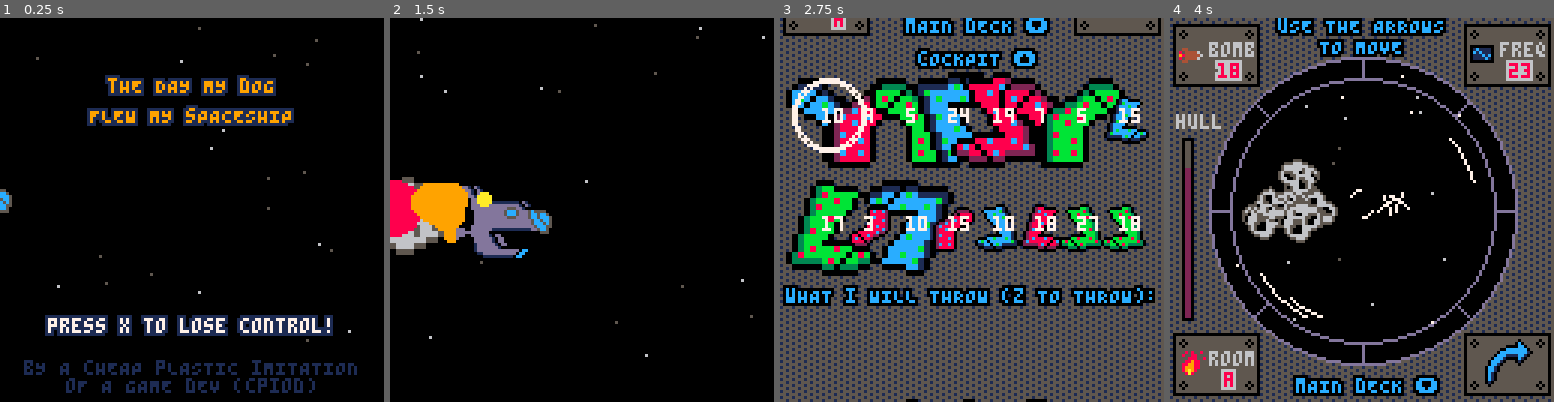
Above: before the commit, frames 1-4 (left to right).
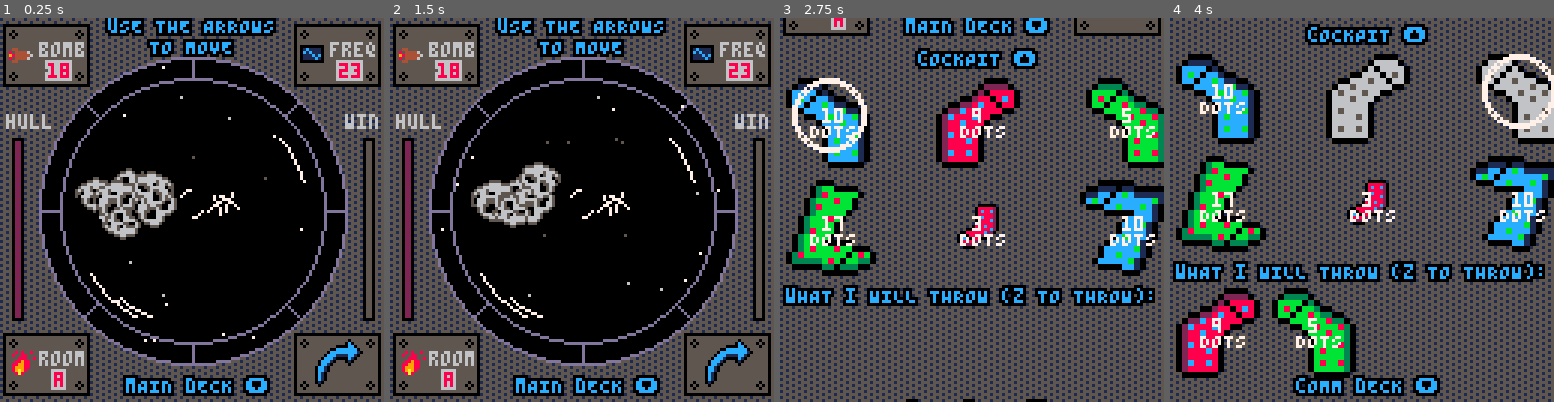
Above: after the commit, the same moments.

Repository: cpiod/that-day-my-dog-flew-a-spaceship
Game: PICO-8 cartridge gmtk.p8
Two runs of this game, one before a commit and one after it. Both use one fixed random seed, a clock stepped at 60 frames per second and the inputs below.
Inputs:
- Up to frame 1 (0.25 s): no input
- Up to frame 2 (1.5 s): tap O (Z key) at 0.33, 0.7, 1.43 s; tap X (X key) at 1.07 s
- Up to frame 3 (2.75 s): hold Left 1.97-2.37 s; tap X (X key) at 2.07, 2.4, 2.73 s; tap O (Z key) at 2.22 s; hold Down from 2.42 s (still down)
- Up to frame 4 (4 s): release Down at 2.82 s; hold Right 2.87-3.53 s; tap X (X key) at 3.07, 3.4, 3.73 s; tap O (Z key) at 3.1, 3.98 s; hold Up from 3.58 s (still down)

The runs differ from the first frame. In frame 1, 54% of the frame differs, in the area x 0-100%, y 0-100%; in frame 2, 51%; in frame 3, 27%; in frame 4, 67%, in the area x 0-100%, y 0-99%.

Commit message:
Damage screen

Diff:
--- a/gmtk.p8
+++ b/gmtk.p8
@@ -7,38 +7,36 @@
 t={1,1,2,2} --const
 card={2,3}
 mem={{},{},nil,nil} -- the models
---mem[3]=nil--todo virer
---mem[4]={0,-1,1,1}
 flist={{1,1,1,1},{1,1,0,0},{1,1,0,0},{1,1,1,0},{1,1,1,0},{1,1,1,1}}
 nlist={6,8,8,12,12,16,16}
 
 function new_level()
---lvl+=1
-socks={}
-f=flist[lvl] -- todo
-if(f==nil) f=flist[#flist]
-for i=1,4 do
- f[i]=f[i]==1
-end
-n=nlist[lvl] -- todo
-if(n==nil) n=nlist[#nlist]
-o=gen_obj()
-set,socks=gen_set(n)
-assert(#set==n)
-enable={}
-for i=1,n do
- enable[i]=true
-end
-assert(#enable==n)
-sel={}
-lsel=0
-y_camera=0
-screen=10
-curs=0
+	lvl+=1
+	socks={}
+	f=flist[lvl] -- todo
+	if(f==nil) f=flist[#flist]
+	for i=1,4 do
+	 f[i]=f[i]==true or f[i]==1
+	end
+	n=nlist[lvl] -- todo
+	if(n==nil) n=nlist[#nlist]
+	o=gen_obj()
+	set,socks=gen_set(n)
+	assert(#set==n)
+	enable={}
+	for i=1,n do
+	 enable[i]=true
+	end
+	assert(#enable==n)
+	sel={}
+	lsel=0
+	y_camera=0
+	screen=10
+	curs=0
 end
 
 function _init()
-	hp=50
+	hp=60
 	win=0
 	bool=false -- cinem
 	stars={}
@@ -54,10 +52,10 @@
 	init_mstars()
 	init_expl()
 	init_ast()
-	music(53,120)
+	--music(53,120)
 	n=8
 	new_level()
-	screen=0 -- todo 0 dans version finale
+	screen=10 -- todo 0 dans version finale
 	t0=time()
 end
 
@@ -116,7 +114,7 @@
   if btnp(❎) and lsel==4 then
    screen=20
    for i=1,4 do
-    sel[i]={sel[i],rnd(10)-5,rnd(20)-10,rnd()<.5,rnd()<.5}
+    sel[i]={sel[i],rnd(8)-4,rnd(16)-8,rnd()<.5,rnd()<.5}
    end
    confirm_sel()
   end
@@ -149,10 +147,18 @@
    while screen<=24 and not f[screen-20] do
     screen+=1
    end
---   while screen>=26 and screen <=29 and not f[screen-25] do
---    screen+=1
---   end
-   if(screen==26) new_level() screen=12 y_camera=128
+   -- after screen 25
+   if screen==26 then
+    hp-=damage
+    if hp<=0 then
+     screen=30 -- game over...
+    else
+     win+=win_pts
+     new_level()
+     screen=12
+     y_camera=128
+    end
+   end
   end
 	end
 end
@@ -221,22 +227,29 @@
 end
 
 function get_best_reg(mem,e)
- if(mem==nil) return {nil,flr(rnd(30))}
- local out=0
- for i=1,4 do
-  out+=mem[i]*e[i]
- end
- s=get_equation(mem,e)
- assert(s!="")
- return {s,out}
+ if mem==nil then
+  local mean=0
+  for i=1,4 do
+   mean+=e[i]
+  end
+  return {nil,flr(mean/4+.5)}
+ else
+	 local out=0
+	 for i=1,4 do
+	  out+=mem[i]*e[i]
+	 end
+	 s=get_equation(mem,e)
+	 assert(s!="")
+	 return {s,out}
+ end
 end
 
 function mem_update_reg(ex,e,c,index)
  local e1,e2,e3,e4=unpack(e)
  add(ex,{e1,e2,e3,e4,c})
- for i=1,5 do
-  printh(ex[1][i])
- end
+-- for i=1,5 do
+--  printh(ex[1][i])
+-- end
  local m={}
  local ld=1000
 
@@ -334,7 +347,6 @@
 		l[1]=1+flr(rnd(2)) -- two sizes
 		l[2]=1+flr(rnd(3)) -- three colors
 		l[3]=flr(rnd(30))
-		l[4]=flr(rnd(30))
   c1,c2,c3=unpack(col_sock[l[2]])
 --  if(not f[2]) c3=c2
   -- sprite, c1, c2, c3, flip_x
@@ -475,13 +487,14 @@
 
 function confirm_sel()
  inter={}
- for i=1,#f do
+ for i=1,4 do
   -- only check enabled features
   if f[i] then
    local e={}
    -- extract the example from the selection
    for index in all(sel) do
-    add(e,set[index[1]][i])
+    -- objective 4 uses feature 3
+    add(e,set[index[1]][min(3,i)])
    end
    if t[i]==1 then
 	   -- get the best guess
@@ -608,6 +621,11 @@
   rectfill(4,40+(60-hp),7,100,2)
   rect(4,40,7,100,0)
 
+  ?"win",115,32,6
+  rectfill(121,40,124,100,5)
+	 rectfill(121,40+(60-win),124,100,3)
+	 rect(121,40,124,100,0)
+
   prt("uSE THE ARROWS",nil,0,12,0)
   prt("TO MOVE",nil,7,12,0)
   prt("mAIN dECK ⬇️",nil,120,12,0)
@@ -689,7 +707,7 @@
   end
 
 
- elseif screen>=20 and screen<=29 then
+ elseif screen>=20 and screen<=25 then
   -- interpretation screens
   palt()
   camera(0,0)
@@ -716,7 +734,6 @@
     draw_sock(9+22*i+x,38+y,socks[index],true,d)
  	 end
 	 end
-	 ?screen,64,5,8
 
 	 pal()
 	 palt(14,false)
@@ -730,6 +747,12 @@
 	 if screen==21 or screen==22 then
 	  local i=screen-20
 	  local e,k=unpack(inter[i])
+	  if i==1 then
+	   prt("avoid the asteroid",nil,73,12,0)
+	  else
+	   prt("room in fire",nil,73,12,0)
+   end
+
 	  prt("tHE SOCKS ARE",nil,80,9,0)
 	  prt(get_msgf(e,i),nil,87,9,0)
 
@@ -747,17 +770,81 @@
 
   elseif screen==23 or screen==24 then
    local i=screen-20
+   if i==3 then
+	   prt("shoot the bomb",nil,73,12,0)
+	  else
+	   prt("find the police frequency",nil,73,12,0)
+   end
+
 	  local e,l=unpack(inter[i])
 	  local s,val=unpack(l)
 	  if s==nil then
 	  	prt("i HAVE NO IDEA WHAT i'M DOING!",nil,94,9,0)
-	   prt("lET'S CHOOSE "..val,nil,101,9,0)
+	   prt("lET'S CHOOSE THE MEAN: "..val,nil,101,9,0)
 	  else
 	   prt("mY BEST GUESS IS:",nil,94,9,0)
 	   prt(s,nil,101,9,0)
 	  end
+	 elseif screen==25 then
+	  local y=20
+	  damage=0
+	  win_pts=0
+	  if f[1] then
+	   if inter[1][2][5]!=o[1] then
+	    prt("wE COLLIDE THE ASTEROIDS!",nil,y,0,8)
+	    prt("hull damage: 5",nil,y+8,0,8)
+	    damage+=5
+	   else
+	    prt("wE AVOID THE ASTEROIDS",nil,y,0,6)
+	   end
+	  end
+	  y+=20
+	  if f[2] then
+	   if inter[2][2][5]!=o[2] then
+	    prt("tHE FIRE SPREADS!",nil,y,0,8)
+	    prt("hull damage: 8",nil,y+8,0,8)
+	    damage+=8
+	   else
+	    prt("tHE FIRE IS PUT OUT",nil,y,0,6)
+    end
+	  end
+	  y+=20
+	  if f[3] then
+	   if abs(inter[3][2][2]-o[3])<=1 then
+	    prt("tHE BOMB IS NEUTRALIZED",nil,y,0,8)
+	   elseif abs(inter[3][2][2]-o[3])<=3 then
+	    prt("tHE BOMB EXPLOSED FAR AWAY",nil,y,0,9)
+	    prt("hull damage: 1",nil,y+8,0,9)
+	    damage+=1
+	   else
+	    local d=flr(abs(inter[3][2][2]-o[3])/3)+2
+	    prt("tHE BOMB EXPLOSED NEAR US!",nil,y,0,8)
+	    prt("hull damage: "..d,nil,y+8,0,8)
+	    damage+=d
+	   end
+	  end
+	  y+=20
+	  if f[4] then
+	   if abs(inter[4][2][2]-o[4])<=1 then
+	    prt("wE COULD SPOKE TO THE POLICE!",nil,y,0,11)
+	    prt("win point: 10",nil,y+8,0,11)
+	    win_pts=10
+	   else
+	    prt("nO SIGNAL.",nil,y,0,6)
+	   end
+	  end
+	  y+=20
+	  if damage==0 then
+	   prt("no hull damage",nil,y,0,6)
+	  elseif damage<=8 then
+	   prt("total hull damage: "..damage,nil,y,0,9)
+	  else
+	   prt("total hull damage: "..damage,nil,y,0,8)
+   end
 	 end
- prt("pRESS x TO CONTINUE",nil,121,12,0)
+  prt("pRESS x TO CONTINUE",nil,121,12,0)
+ else
+  assert(false)
  end
 end
 
